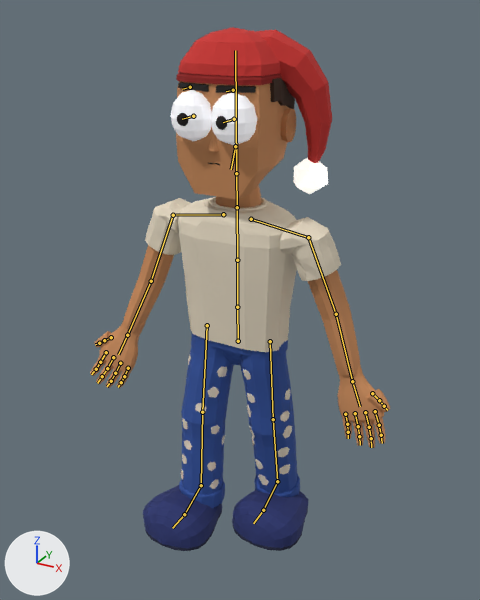
Renders of the Blender file art_source/unity/characters/human/LMS_Human_alpha.blend from each side of a commit.
Before and after are seen from a camera (50 mm lens) standing at (1.004, -1.811, 1.814) and looking at (0.058, -0.092, 0.954). The axes (+X, +Y, +Z) are drawn at lower left. The lights are the same throughout. The older version comes first. Both versions are drawn at frame 25 of the action 'Human_Walk'; the numbers are the values there. The bones that bend it are drawn over the model as lines.

Objects in the first picture: 'HandSkin.L', 'HandSkin.R', 'HumanBody', 'HumanHead', 'HumanNightcap'.
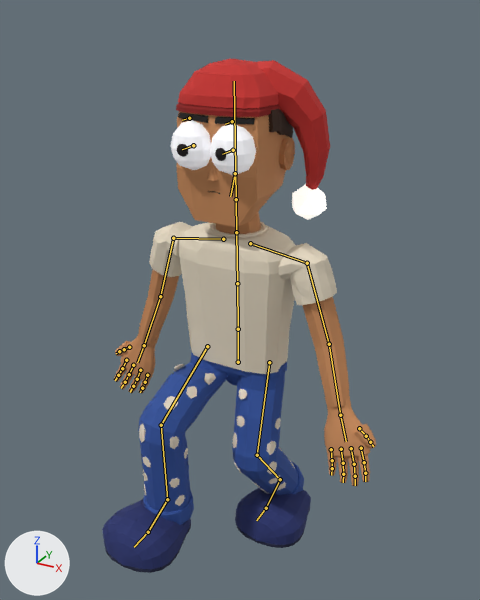
Location of each change, [x1, y1, x2, y2] in pixels of the pictures (480 x 600 px):
'HumanBody', posed
    before: [122, 197, 361, 551]
    after: [102, 222, 350, 573]
'HumanHead', posed
    before: [170, 78, 296, 208]
    after: [171, 109, 295, 234]
'HumanNightcap', posed
    before: [176, 27, 332, 194]
    after: [176, 59, 330, 220]
'HandSkin.L', posed (9% taller)
    before: [335, 363, 390, 448]
    after: [324, 393, 376, 486]
'HandSkin.R', posed (18% narrower, 10% shorter)
    before: [90, 322, 146, 388]
    after: [114, 334, 160, 393]
bone 'Hips', root to tip
    before: (238, 341) to (237, 307)
    after: (238, 362) to (238, 329)
bone 'Chest', root to tip
    before: (237, 260) to (237, 207)
    after: (237, 283) to (236, 232)
bone 'UpperArm.L', root to tip
    before: (308, 237) to (336, 314)
    after: (307, 263) to (329, 344)
bone 'UpperArm.R', root to tip
    before: (173, 215) to (151, 281)
    after: (173, 238) to (160, 296)
bone 'UpperLeg.L', root to tip
    before: (270, 341) to (273, 419)
    after: (269, 362) to (257, 455)
bone 'LowerLeg.L', root to tip
    before: (273, 419) to (277, 481)
    after: (257, 455) to (280, 479)
bone 'Foot.L', root to tip
    before: (277, 481) to (263, 510)
    after: (280, 479) to (266, 508)
bone 'UpperLeg.R', root to tip
    before: (207, 325) to (202, 412)
    after: (207, 346) to (161, 425)
bone 'LowerLeg.R', root to tip
    before: (202, 412) to (201, 485)
    after: (161, 425) to (167, 499)
bone 'Foot.R', root to tip
    before: (201, 485) to (184, 514)
    after: (167, 499) to (148, 532)

What the commit changed:
Bone 'Hips' (bone_hips) moves from (0.0, 0.0, 0.0) to (0.0, -0.083, 0.0).
Bone 'Chest' (bone_chest) turns from (1, 0, 0) to (2, 0, 0) degrees about its own x, y and z.
Bone 'UpperArm.L' (bone_upperarm_l) turns from (-5, 0, -68) to (5, 0, -68) degrees about its own x, y and z.
Bone 'UpperArm.R' (bone_upperarm_r) turns from (5, 0, 68) to (-5, 0, 68) degrees about its own x, y and z.
Bone 'UpperLeg.L' (bone_upperleg_l) turns from (-7, 0, 0) to (15, 0, 0) degrees about its own x, y and z.
Bone 'LowerLeg.L' (bone_lowerleg_l) turns from (-3, 0, 0) to (-54, 0, 0) degrees about its own x, y and z.
Bone 'Foot.L' (bone_foot_l) turns from (10, 0, 0) to (39, 0, 0) degrees about its own x, y and z.
Bone 'UpperLeg.R' (bone_upperleg_r) turns from (7, 0, 0) to (62, 0, 0) degrees about its own x, y and z.
Bone 'LowerLeg.R' (bone_lowerleg_r) turns from (-3, 0, 0) to (-65, 0, 0) degrees about its own x, y and z.
Bone 'Foot.R' (bone_foot_r) turns from (-4, 0, 0) to (2, 0, 0) degrees about its own x, y and z.
